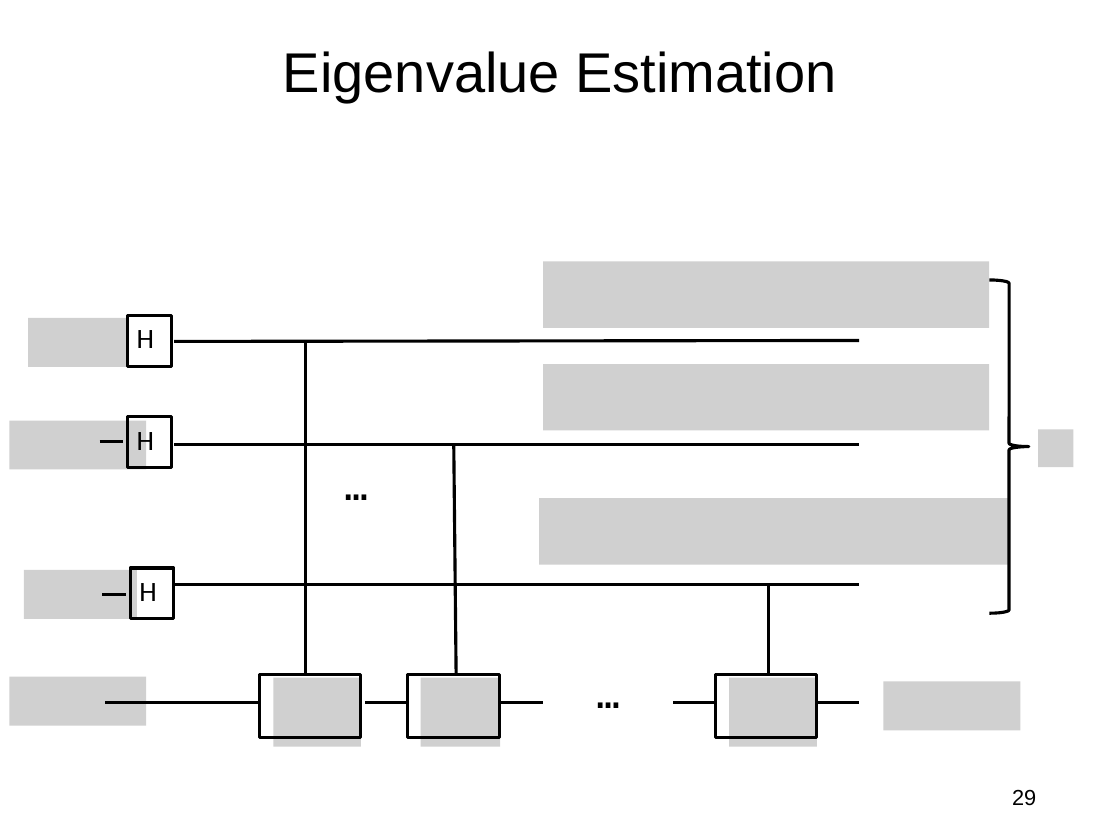
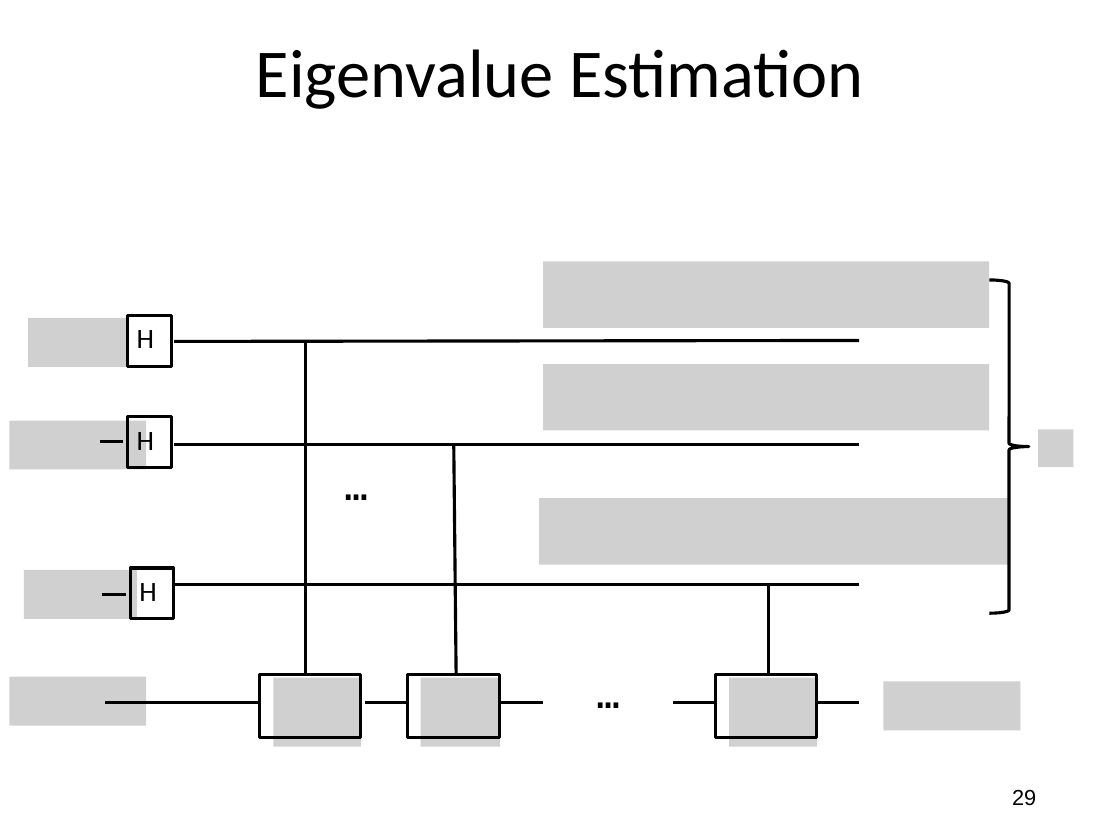
Before and after one commit to jlmucb/class_notes, a slide deck: slide 29 of BerkeleyClass/CS290Spring2013/Lectures/QC.pptx. Drawn at 1120x840 pixels with LibreOffice and Linux fonts; fonts in the diff are those of the drawing; grey boxes stand for pictures. Boxes give left, top, right and bottom in pixels: in the first picture for what was removed or moved away, otherwise in the second. Text is boxed around its words. In the diff, an @@ line names an element or a change of style, - is before the commit and + after.

```diff
--- a/BerkeleyClass/CS290Spring2013/Lectures/QC.pptx
+++ b/BerkeleyClass/CS290Spring2013/Lectures/QC.pptx
@@ title "Eigenvalue Estimation" at (x1=256, y1=49, x2=863, y2=109): size 36 to 44 pt, font Arial to Calibri @@
```
Also in this commit, not shown: 5 other slides changed.
